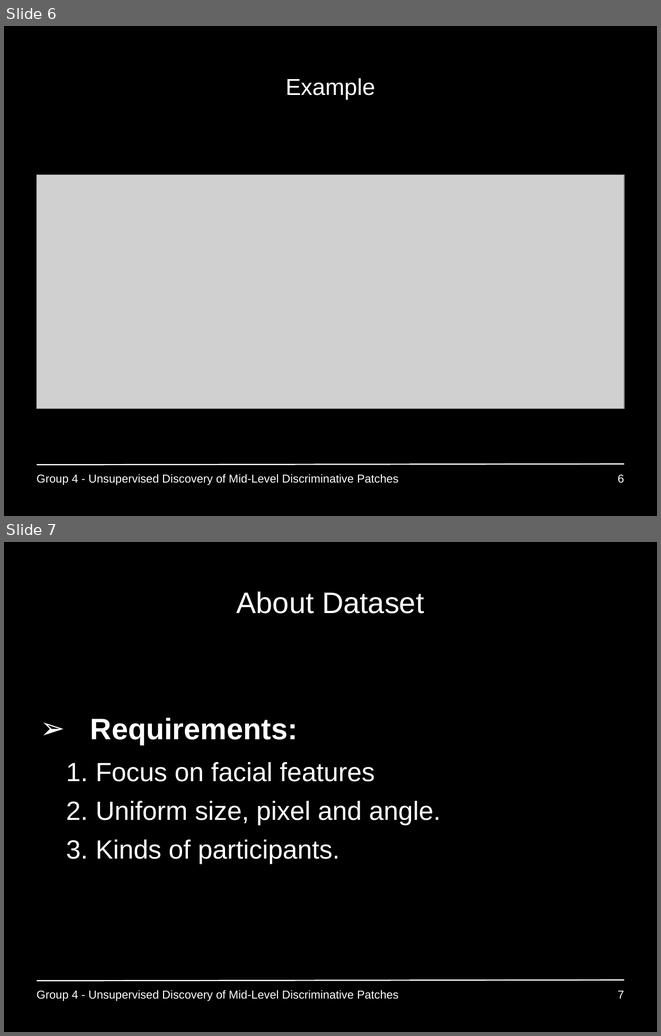
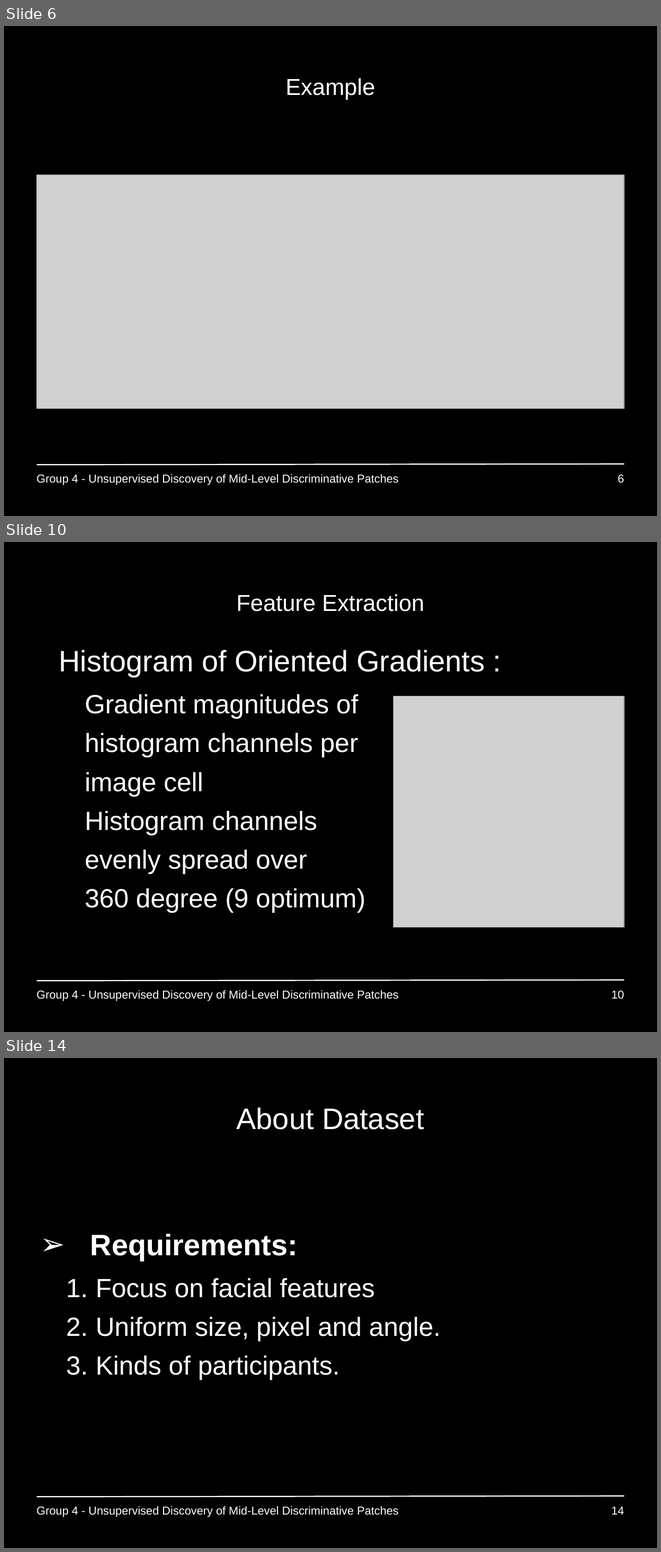
Before and after one commit to GiannisPapadopoulos/DiscriminativePatches, a slide deck: presentations/period3/MAI_Project1_Group4.ppt. Shown one above the other, each under a label of ours: slides 6 and 7 before the commit, slides 6, 10 and 14 after it; the slides between them are not shown. The pictures are 661x1036 and 661x1552 pixels, drawn with LibreOffice and Linux fonts; fonts in the diff are those of the drawing; grey boxes stand for pictures; background and template pictures are left out. Boxes give left, top, right and bottom in pixels: in the first picture for what was removed or moved away, otherwise in the second. Text is boxed around its words. In the diff, an @@ line names an element or a change of style, - is before the commit and + after.

```diff
--- a/presentations/period3/MAI_Project1_Group4.ppt
+++ b/presentations/period3/MAI_Project1_Group4.ppt
@@ slide 10 added at box(4, 542, 657, 1032), background #000000; not listed: 1 template element that a slide beside it also shows @@
@@ title added at box(236, 594, 424, 611), 28 pt, text #FFFFFF @@
+Feature Extraction
@@ text added at box(59, 650, 485, 912), 32 pt, text #FFFFFF @@
+• Histogram of Oriented Gradients :
+  – Gradient magnitudes of
+  histogram channels per
+  image cell
+  – Histogram channels
+  evenly spread over
+  360 degree (9 optimum)
@@ picture added at box(394, 696, 625, 927) @@
@@ text added at box(36, 990, 399, 1000), 14 pt, text #FFFFFF @@
+Group 4 - Unsupervised Discovery of Mid-Level Discriminative Patches
@@ page number added at box(611, 990, 624, 999), 14 pt, text #FFFFFF @@
+10
@@ what was slide 7 is now slide 14 @@
@@ page number at box(611, 1506, 624, 1514): text changed @@
-7
+14
```
Also in this commit, not shown: 11 slides changed, 6 other slides added.
